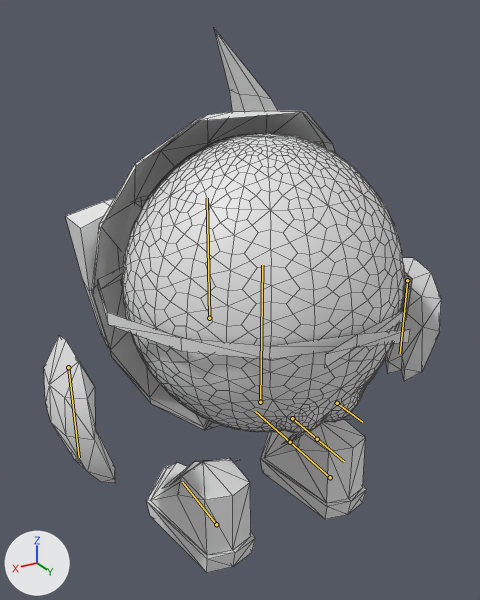
Before and after pictures for a commit that changed the FBX model Assets/Art/Models/Players/Mascaraacelerar.fbx.
One viewpoint serves both versions: a camera (50 mm lens) standing at (0.559, 0.86, 0.864) and looking at (0.028, -0.025, 0.422). Arrows for +X, +Y and +Z are at lower left; the lights stay in place. The picture after the commit comes second. Both versions are drawn at the pose saved in each file; the numbers are the values there. The bones that change, and the others that lie on the model, are drawn over the model as lines. Mesh edges are drawn as thin lines.

In view in the first picture: 'Details', 'MascaraAcelerar', 'ShadowBody'.
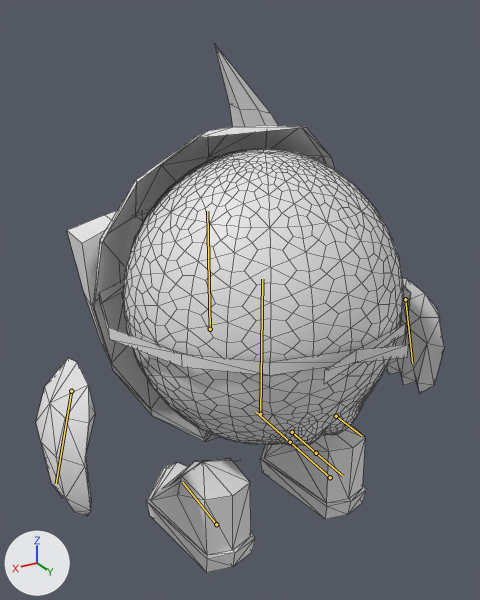
Edits to the bpy script that builds the scene:
```text
Change bone_body:
    where bone_body = bpy.data.objects['Armature'].pose.bones['Body']
    bone_body.location: (0.0, 0.0, 0.0) -> (0.0, -0.024, 0.0)
Change bone_lh:
    where bone_lh = bpy.data.objects['Armature'].pose.bones['LH']  # child of 'Body'
    bone_lh.location: (0.0, 0.0, 0.0) -> (0.0, 0.015, 0.0)
    bone_lh.rotation_quaternion: (1.0, 0.0, 0.0, 0.0) -> (0.992, 0.0, 0.0, 0.127)  # degrees (0, 0, 0) -> degrees (0, 0, 15)
Change bone_rh:
    where bone_rh = bpy.data.objects['Armature'].pose.bones['RH']  # child of 'Body'
    bone_rh.location: (0.0, 0.0, 0.0) -> (0.0, 0.015, 0.0)
    bone_rh.rotation_quaternion: (1.0, 0.0, 0.0, 0.0) -> (0.992, 0.0, 0.0, -0.127)  # degrees (0, 0, 0) -> degrees (0, 0, -15)
```

Pixel boxes (x1, y1, x2, y2) of what changed, in the pictures (480 x 600 px):
'ShadowBody', posed: before (122, 133, 405, 433); after (123, 149, 404, 446)
'Details', posed (6% shorter): before (44, 258, 441, 573); after (36, 278, 444, 573)
'MascaraAcelerar', posed: before (66, 28, 335, 430); after (67, 44, 335, 441)
bone 'Body', root to tip: before (260, 402) to (262, 265); after (260, 414) to (262, 279)
bone 'LH', root to tip: before (68, 367) to (79, 457); after (71, 391) to (56, 483)
bone 'RH', root to tip: before (407, 280) to (400, 353); after (405, 299) to (412, 363)
